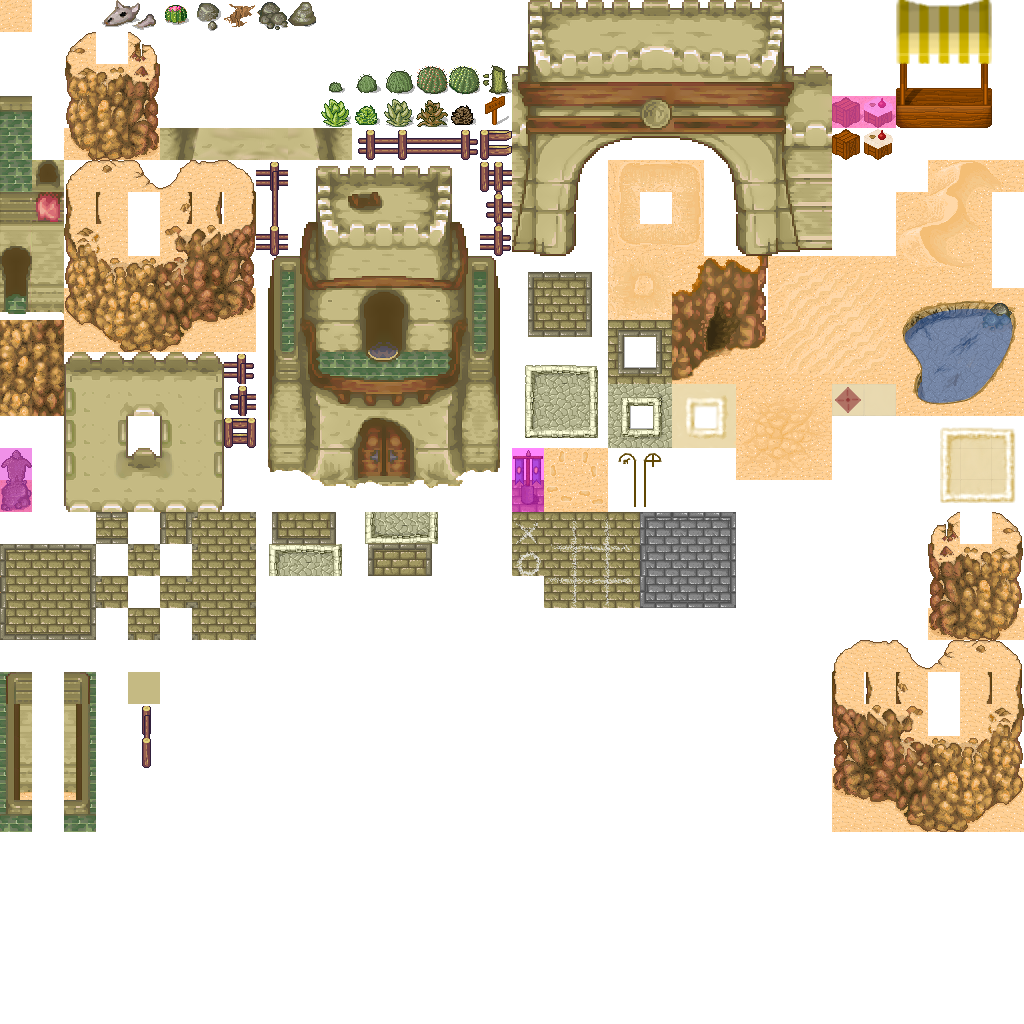
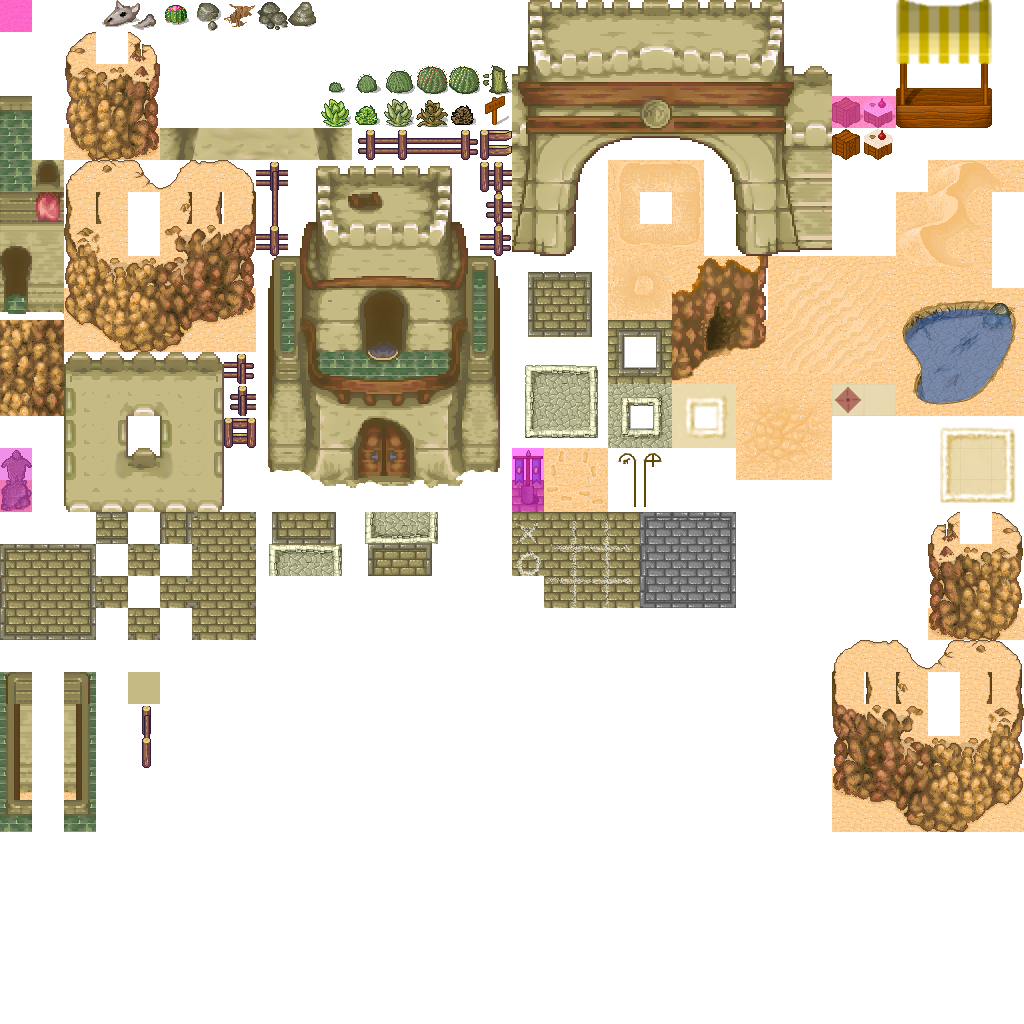
Revision of a layered 1024px x 1024px image; what changed, layer by layer:
added layer "Pinklayer" (50%) above "Schatten" over <box>0,0,32,32</box>
